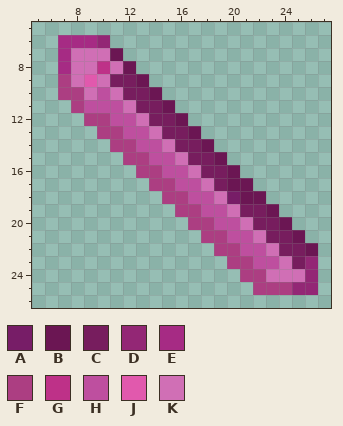
Two states of a pixel-art sprite, Assets/Art/updated Assets/Amethyst.png. This is how it looked before the edit.
The file is 320x320 pixels, drawn in blocks of 10x10; one block is one cell here. Shown: x 5..27, y 5..26.
Palette (. is transparent): A #771d67  B #6b1653  C #771d5e  D #932775  E #a62b84  F #ac3e82  G #be3188  H #be4f9f  J #e159ad  K #d06fb5
Now the later version:
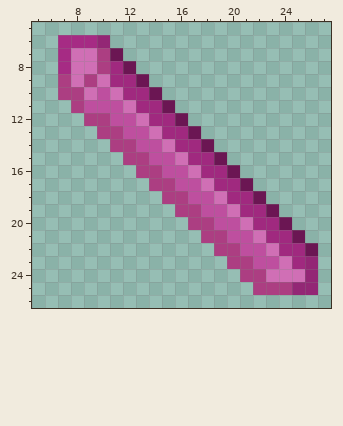
Diff:
colour C: #771d5e -> #a0297f
y 7: x 10 K -> F
y 8: x 10..11 GK -> FC
y 9: x 9 J -> F
y 17: x 20 B -> C
y 18: x 20..21 AB -> CC
Changed places in both pictures, as pixel boxes (x1, y1, x2, y2):
changed: (84, 48, 305, 269)
